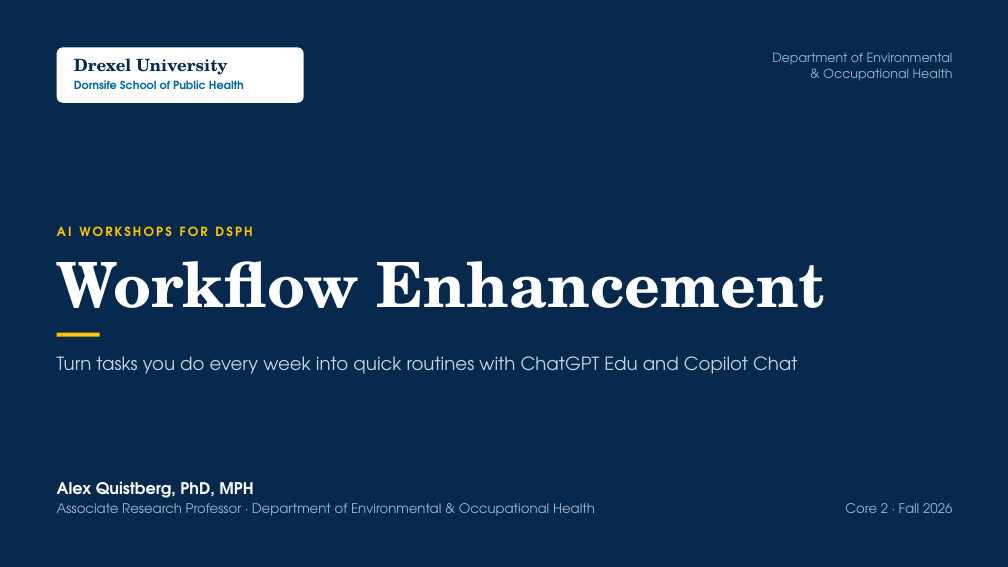
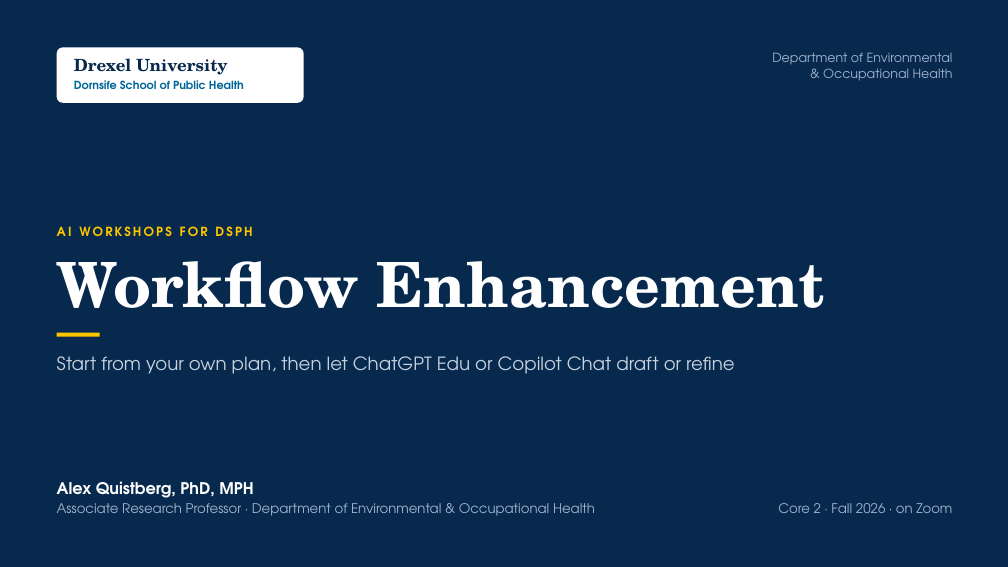
Before and after one commit to aquistbe/DSPH-Faculty-and-Staff-AI-Training, a slide deck: slide 1 of docs/slides/DSPH_Workshop2_Workflow_Enhancement.pptx. Drawn at 1008x567 pixels with LibreOffice and Linux fonts; fonts in the diff are those of the drawing. Boxes give left, top, right and bottom in pixels: in the first picture for what was removed or moved away, otherwise in the second. Text is boxed around its words. In the diff, an @@ line names an element or a change of style, - is before the commit and + after.

```diff
--- a/docs/slides/DSPH_Workshop2_Workflow_Enhancement.pptx
+++ b/docs/slides/DSPH_Workshop2_Workflow_Enhancement.pptx
@@ text at [57,356,735,374]: text changed @@
-Turn tasks you do every week into quick routines with ChatGPT Edu and Copilot Chat
+Start from your own plan, then let ChatGPT Edu or Copilot Chat draft or refine
@@ text at [778,503,952,513]: text changed @@
-Core 2 · Fall 2026
+Core 2 · Fall 2026 · on Zoom
```
Also in this commit, not shown: 7 other slides changed, 2 slides added, 1 slide removed, 12 other files.
